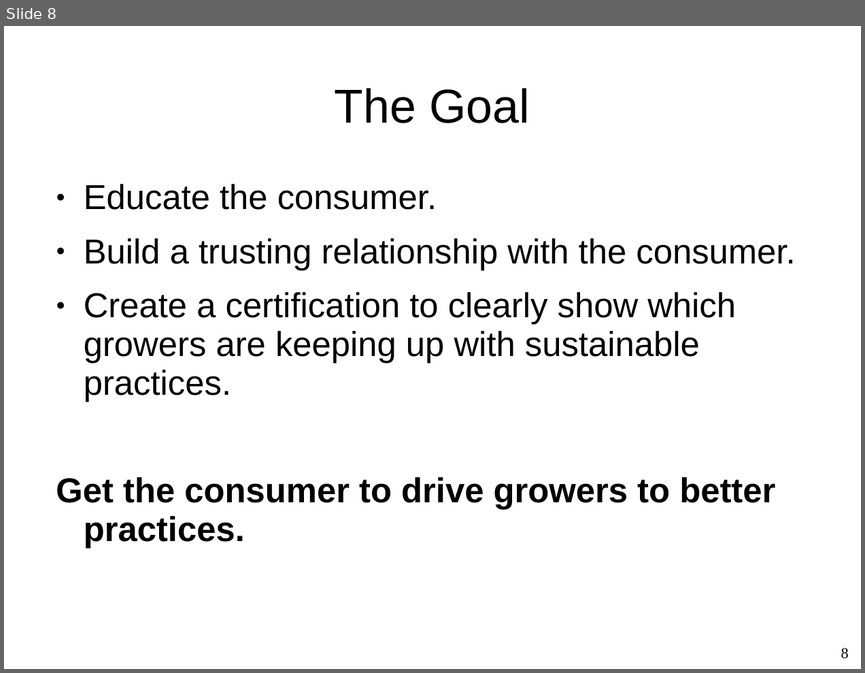
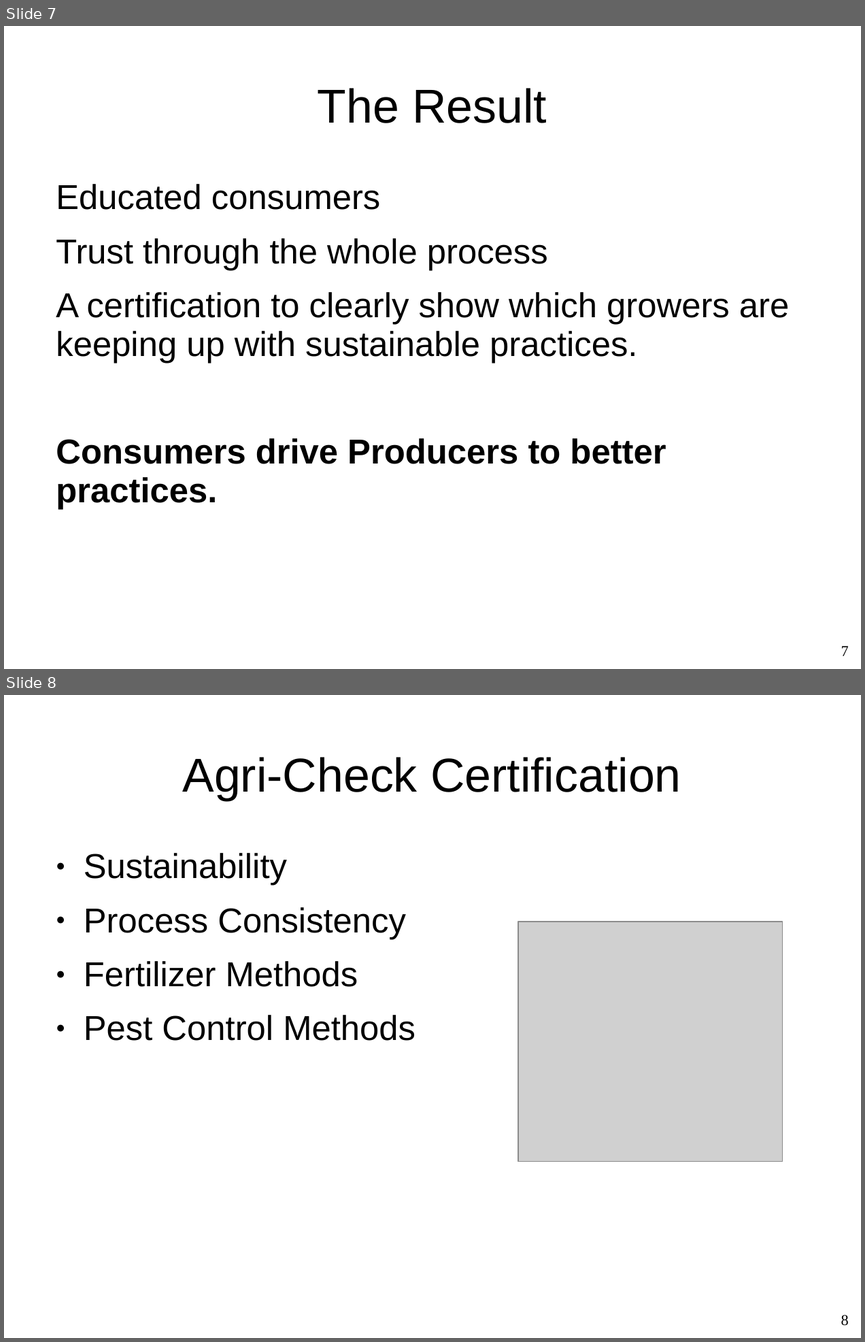
Before and after one commit to Whiteat/Hackathon2019, a slide deck: Presentation.ppt. Shown one above the other, each under a label of ours: slide 8 before the commit, slides 7 and 8 after it. The pictures are 865x673 and 865x1342 pixels, drawn with LibreOffice and Linux fonts; fonts in the diff are those of the drawing; grey boxes stand for pictures; background and template pictures are left out. Boxes give left, top, right and bottom in pixels: in the first picture for what was removed or moved away, otherwise in the second. Text is boxed around its words. In the diff, an @@ line names an element or a change of style, - is before the commit and + after.

```diff
--- a/Presentation.ppt
+++ b/Presentation.ppt
@@ slide 8 added at (4,695,861,1338), background picture (left out) @@
@@ title added at (183,757,681,800), 44 pt, text #000000 @@
+Agri-Check Certification
@@ text added at (84,853,415,1040), 32 pt, text #000000 @@
+● Sustainability
+● Process Consistency
+● Fertilizer Methods
+● Pest Control Methods
@@ picture added at (518,921,783,1161) @@
@@ page number added at (841,1314,849,1325), 14 pt, text #000000 @@
+8
@@ what was slide 8 is now slide 7 @@
@@ slide 7 changed as well @@
@@ title at (317,88,547,123): text changed @@
-The Goal
+The Result
@@ text at (56,184,789,509): text changed @@
-● Educate the consumer.
-● Build a trusting relationship with the consumer.
-● Create a certification to clearly show which growers are keeping up with sustainable practices.
-Get the consumer to drive growers to better practices.
+Educated consumers
+Trust through the whole process
+A certification to clearly show which growers are keeping up with sustainable practices.
+Consumers drive Producers to better practices.
@@ page number at (841,645,849,656): text changed @@
-8
+7
```
Also in this commit, not shown: 4 other slides changed, 2 other slides added, 3 slides removed.
